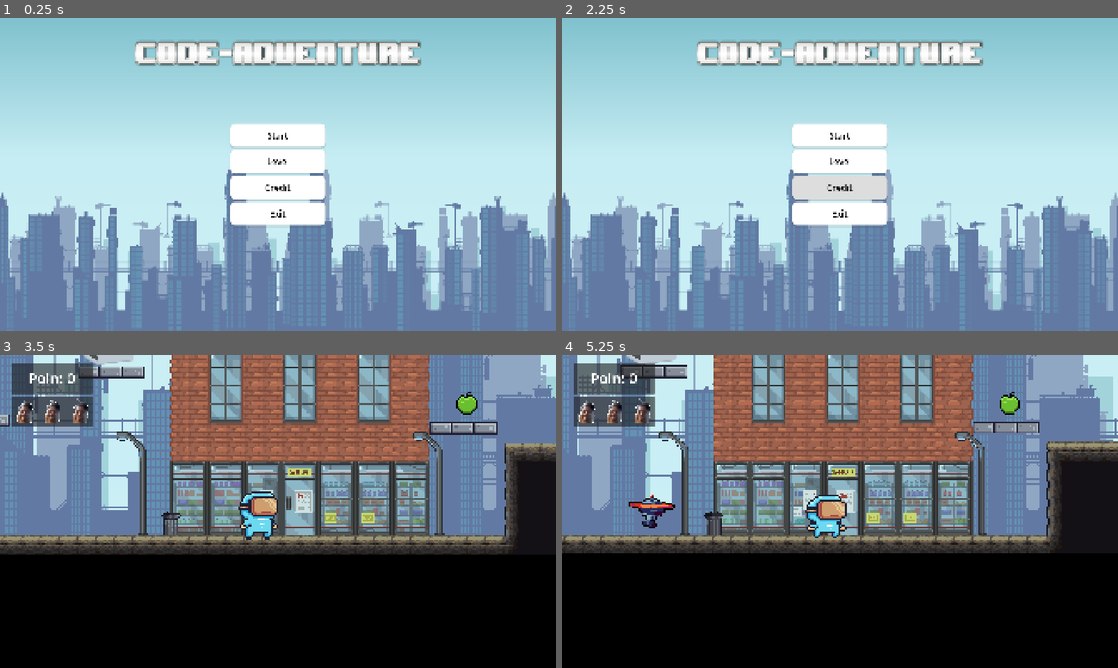
Above: before the commit, frames 1-4 (two rows, left to right).
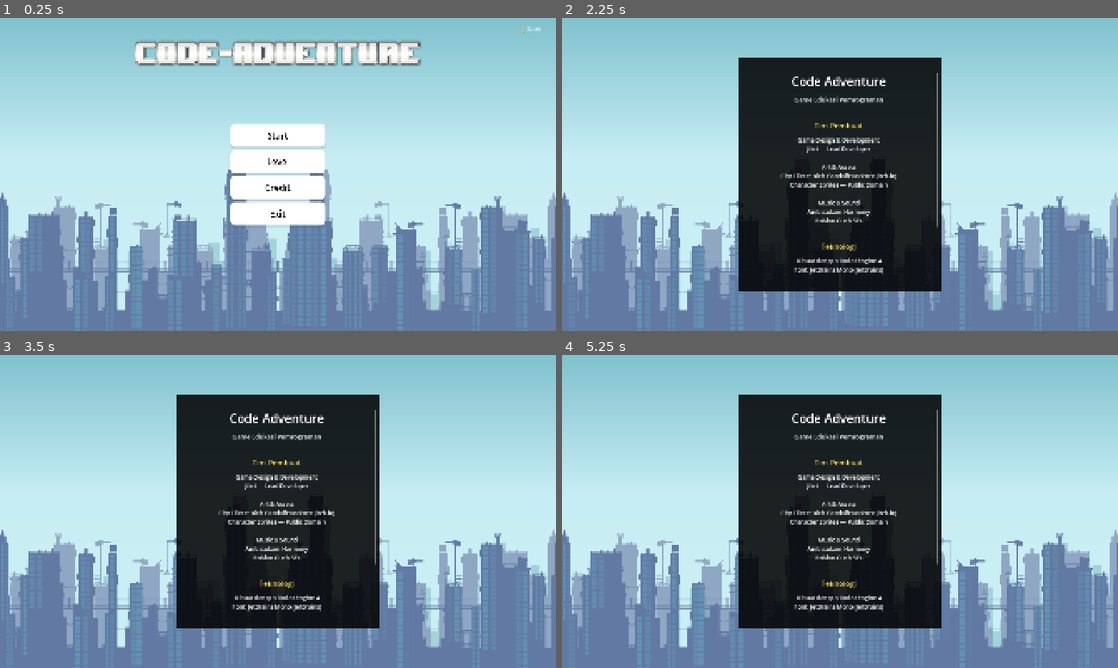
Above: after the commit, the same moments.

Repository: WanaRB/code-adventure
Game: Godot game, scene res://scenes/Tampilan/main_menu.tscn
Two runs of this game, one before a commit and one after it. Both use one fixed random seed, a clock stepped at 60 frames per second and the inputs below. Sound files missing from this copy of the repository are replaced by a short silence.
Inputs (mouse positions are in pixels of both pictures, inside the frame that each line leads up to):
- Up to frame 1 (0.25 s): no input
- Up to frame 2 (2.25 s): click "Level" at 0.5 s; click "Back" at 1.25 s; click "Credit" at 2 s
- Up to frame 3 (3.5 s): click (278, 470) at 2.75 s, where only the run before the commit has a clickable "Start"
- Up to frame 4 (5.25 s): move the mouse to (962, 495) at 3.52 s; tap D (kanan) at 3.6, 5.1 s; click (962, 495) at 3.67 s; drag from (728, 527) to (1017, 401) at 4.27 s; move the mouse to (895, 442) at 5.02 s; click (895, 442) at 5.17 s

The runs differ from the first frame. In frame 1, less than 0.1% of the frame differs, in the area x 93-98%, y 2-5%; in frame 2, 30%; in frame 3, 92%; in frame 4, 92%, in the area x 0-100%, y 0-100%.

Commit message:
test dark mode, credit, exit

Diff:
--- /dev/null
+++ b/scenes/Tampilan/credits.gd
@@ -0,0 +1,7 @@
+extends Control
+
+func _ready() -> void:
+	pass
+
+func _on_button_back_pressed() -> void:
+	get_tree().change_scene_to_file("res://scenes/Tampilan/main_menu.tscn")
--- /dev/null
+++ b/scenes/Tampilan/credits.tscn
@@ -0,0 +1,177 @@
+[gd_scene format=3 uid="uid://c4tbjowar47oi"]
+
+[ext_resource type="Texture2D" uid="uid://d1uuetget6vy4" path="res://assets/image/map/City background.png" id="1_bg"]
+[ext_resource type="Script" uid="uid://dkfg5mr5p3m8k" path="res://scenes/Tampilan/credits.gd" id="1_pa2yl"]
+
+[sub_resource type="StyleBoxTexture" id="StyleBoxTexture_panel"]
+texture = ExtResource("1_bg")
+
+[sub_resource type="StyleBoxFlat" id="StyleBoxFlat_pa2yl"]
+bg_color = Color(0, 0, 0, 0.85882354)
+
+[sub_resource type="StyleBoxFlat" id="StyleBoxFlat_bg"]
+bg_color = Color(1, 1, 1, 1)
+corner_radius_top_left = 16
+corner_radius_top_right = 16
+corner_radius_bottom_right = 16
+corner_radius_bottom_left = 16
+shadow_color = Color(0, 0, 0, 0.137)
+shadow_size = 5
+shadow_offset = Vector2(0, 3.5)
+
+[sub_resource type="StyleBoxFlat" id="StyleBoxFlat_pressed"]
+bg_color = Color(0.67, 0.67, 0.67, 1)
+corner_radius_top_left = 16
+corner_radius_top_right = 16
+corner_radius_bottom_right = 16
+corner_radius_bottom_left = 16
+
+[sub_resource type="StyleBoxFlat" id="StyleBoxFlat_hover"]
+bg_color = Color(0.87, 0.87, 0.87, 1)
+corner_radius_top_left = 16
+corner_radius_top_right = 16
+corner_radius_bottom_right = 16
+corner_radius_bottom_left = 16
+
+[sub_resource type="StyleBoxEmpty" id="StyleBoxEmpty_focus"]
+
+[node name="Credits" type="Control" unique_id=100001]
+layout_mode = 3
+anchors_preset = 15
+anchor_right = 1.0
+anchor_bottom = 1.0
+grow_horizontal = 2
+grow_vertical = 2
+script = ExtResource("1_pa2yl")
+
+[node name="BG" type="Panel" parent="." unique_id=100002]
+layout_mode = 1
+anchors_preset = 15
+anchor_right = 1.0
+anchor_bottom = 1.0
+grow_horizontal = 2
+grow_vertical = 2
+theme_override_styles/panel = SubResource("StyleBoxTexture_panel")
+
+[node name="Panel" type="Panel" parent="." unique_id=1272808665]
+custom_minimum_size = Vector2(700, 800)
+layout_mode = 1
+anchors_preset = 8
+anchor_left = 0.5
+anchor_top = 0.5
+anchor_right = 0.5
+anchor_bottom = 0.5
+grow_horizontal = 2
+grow_vertical = 2
+theme_override_styles/panel = SubResource("StyleBoxFlat_pa2yl")
+
+[node name="ScrollContainer" type="ScrollContainer" parent="Panel" unique_id=100003]
+layout_mode = 1
+anchors_preset = 8
+anchor_left = 0.5
+anchor_top = 0.5
+anchor_right = 0.5
+anchor_bottom = 0.5
+offset_left = -340.0
+offset_top = -350.0
+offset_right = 340.0
+offset_bottom = 350.0
+grow_horizontal = 2
+grow_vertical = 2
+
+[node name="VBoxContainer" type="VBoxContainer" parent="Panel/ScrollContainer" unique_id=100004]
+layout_mode = 2
+size_flags_horizontal = 3
+theme_override_constants/separation = 18
+
+[node name="LabelJudul" type="Label" parent="Panel/ScrollContainer/VBoxContainer" unique_id=100005]
+layout_mode = 2
+theme_override_colors/font_color = Color(1, 1, 1, 1)
+theme_override_font_sizes/font_size = 42
+text = "Code Adventure"
+horizontal_alignment = 1
+
+[node name="LabelSub" type="Label" parent="Panel/ScrollContainer/VBoxContainer" unique_id=100006]
+layout_mode = 2
+theme_override_colors/font_color = Color(0.9, 0.9, 0.9, 1)
+theme_override_font_sizes/font_size = 22
+text = "Game Edukasi Pemrograman"
+horizontal_alignment = 1
+
+[node name="Spacer1" type="Control" parent="Panel/ScrollContainer/VBoxContainer" unique_id=100007]
+custom_minimum_size = Vector2(0, 20)
+layout_mode = 2
+
+[node name="LabelSeksi1" type="Label" parent="Panel/ScrollContainer/VBoxContainer" unique_id=100008]
+layout_mode = 2
+theme_override_colors/font_color = Color(1, 0.9, 0.4, 1)
+theme_override_font_sizes/font_size = 26
+text = "Tim Pembuat"
+horizontal_alignment = 1
+
+[node name="LabelDev" type="Label" parent="Panel/ScrollContainer/VBoxContainer" unique_id=100009]
+layout_mode = 2
+theme_override_colors/font_color = Color(1, 1, 1, 1)
+theme_override_font_sizes/font_size = 20
+text = "Game Design & Development
+Jikri — Lead Developer
+
+Art & Assets
+City Tileset oleh GandalfHardcore (itch.io)
+Character Sprites — Public Domain
+
+Music & Sound
+Ambatukam Harmony
+Roblox Ouch SFX"
+horizontal_alignment = 1
+
+[node name="Spacer2" type="Control" parent="Panel/ScrollContainer/VBoxContainer" unique_id=100010]
+custom_minimum_size = Vector2(0, 20)
+layout_mode = 2
+
+[node name="LabelSeksi2" type="Label" parent="Panel/ScrollContainer/VBoxContainer" unique_id=100011]
+layout_mode = 2
+theme_override_colors/font_color = Color(1, 0.9, 0.4, 1)
+theme_override_font_sizes/font_size = 26
+text = "Teknologi"
+horizontal_alignment = 1
+
+[node name="LabelTech" type="Label" parent="Panel/ScrollContainer/VBoxContainer" unique_id=100012]
+layout_mode = 2
+theme_override_colors/font_color = Color(1, 1, 1, 1)
+theme_override_font_sizes/font_size = 20
+text = "Dibuat dengan Godot Engine 4
+Font: JetBrains Mono (JetBrains)
+Deploy: Vercel + GitHub Actions"
+horizontal_alignment = 1
+
+[node name="Spacer3" type="Control" parent="Panel/ScrollContainer/VBoxContainer" unique_id=100013]
+custom_minimum_size = Vector2(0, 20)
+layout_mode = 2
+
+[node name="LabelTerima" type="Label" parent="Panel/ScrollContainer/VBoxContainer" unique_id=100014]
+layout_mode = 2
+theme_override_colors/font_color = Color(0.8, 1, 0.8, 1)
+theme_override_font_sizes/font_size = 22
+text = "Terima kasih sudah bermain! 🎮"
+horizontal_alignment = 1
+
+[node name="Spacer4" type="Control" parent="Panel/ScrollContainer/VBoxContainer" unique_id=100015]
+custom_minimum_size = Vector2(0, 24)
+layout_mode = 2
+
+[node name="button_back" type="Button" parent="Panel/ScrollContainer/VBoxContainer" unique_id=100016]
+custom_minimum_size = Vector2(200, 55)
+layout_mode = 2
+size_flags_horizontal = 4
+theme_override_colors/font_color = Color(0, 0, 0, 1)
+theme_override_colors/font_pressed_color = Color(0, 0, 0, 1)
+theme_override_colors/font_hover_color = Color(0, 0, 0, 1)
+theme_override_font_sizes/font_size = 28
+theme_override_styles/normal = SubResource("StyleBoxFlat_bg")
+theme_override_styles/pressed = SubResource("StyleBoxFlat_pressed")
+theme_override_styles/hover = SubResource("StyleBoxFlat_hover")
+theme_override_styles/focus = SubResource("StyleBoxEmpty_focus")
+text = "← Kembali"
+
+[connection signal="pressed" from="Panel/ScrollContainer/VBoxContainer/button_back" to="." method="_on_button_back_pressed"]
--- a/scenes/Tampilan/level_1.tscn
+++ b/scenes/Tampilan/level_1.tscn
@@ -1125,11 +1125,7 @@
 stream = ExtResource("6_sawe4")
 
 [node name="Platform1_png4" parent="Map/Platform" unique_id=196900045 instance=ExtResource("5_gbfbk")]
-position = Vector2(2502.0002, 325)
-scale = Vector2(3.020833, 3)
-
-[node name="Platform1_png5" parent="Map/Platform" unique_id=495716353 instance=ExtResource("5_gbfbk")]
-position = Vector2(2502.0002, 325)
+position = Vector2(2519.9998, 400)
 scale = Vector2(3.020833, 3)
 
 [node name="Laptop" parent="Map/Platform" unique_id=994781868 instance=ExtResource("12_4crhs")]
@@ -1156,7 +1152,7 @@
 position = Vector2(3440, 600)
 
 [node name="apple6" parent="Item" unique_id=492602000 instance=ExtResource("9_bq8j7")]
-position = Vector2(2496, 272)
+position = Vector2(2520, 360)
 
 [node name="Laptop" parent="Item" unique_id=1688558783 instance=ExtResource("12_4crhs")]
 position = Vector2(2544, 600)
--- a/script/tampilan/main_menu.gd
+++ b/script/tampilan/main_menu.gd
@@ -1,7 +1,126 @@
 extends Control
 
+var _confirm_dialog: Panel = null
+var _is_showing_confirm := false
+var _is_dark_mode := false
+
+# Referensi node yang perlu diubah warna
+@onready var _panel: Panel = $Panel
+@onready var _vbox: VBoxContainer = $VBoxContainer
+
 func _ready() -> void:
-	pass
+	_add_theme_toggle()
+
+func _add_theme_toggle() -> void:
+	# Tombol toggle Dark/Light mode — pojok kanan atas
+	var toggle_btn := Button.new()
+	toggle_btn.name = "ThemeToggle"
+	toggle_btn.text = "🌙 Dark"
+	toggle_btn.flat = true
+	toggle_btn.focus_mode = Control.FOCUS_NONE
+	toggle_btn.mouse_default_cursor_shape = Control.CURSOR_POINTING_HAND
+	toggle_btn.add_theme_font_size_override("font_size", 22)
+	toggle_btn.add_theme_color_override("font_color", Color(1, 1, 1, 0.9))
+
+	var s := StyleBoxFlat.new()
+	s.bg_color = Color(0, 0, 0, 0.35)
+	s.set_corner_radius_all(10)
+	s.content_margin_left = 14
+	s.content_margin_right = 14
+	s.content_margin_top = 6
+	s.content_margin_bottom = 6
+	toggle_btn.add_theme_stylebox_override("normal", s)
+
+	var s_hover := StyleBoxFlat.new()
+	s_hover.bg_color = Color(0, 0, 0, 0.55)
+	s_hover.set_corner_radius_all(10)
+	s_hover.content_margin_left = 14
+	s_hover.content_margin_right = 14
+	s_hover.content_margin_top = 6
+	s_hover.content_margin_bottom = 6
+	toggle_btn.add_theme_stylebox_override("hover", s_hover)
+	toggle_btn.add_theme_stylebox_override("pressed", s_hover)
+
+	toggle_btn.pressed.connect(func(): _toggle_dark_mode(toggle_btn))
+
+	# Anchor ke pojok kanan atas
+	toggle_btn.set_anchors_preset(Control.PRESET_TOP_RIGHT)
+	toggle_btn.offset_left = -160
+	toggle_btn.offset_top = 16
+	toggle_btn.offset_right = -16
+	toggle_btn.offset_bottom = 60
+	add_child(toggle_btn)
+
+func _toggle_dark_mode(btn: Button) -> void:
+	_is_dark_mode = not _is_dark_mode
+
+	if _is_dark_mode:
+		btn.text = "☀️ Light"
+		# Mode gelap: overlay hitam transparan di atas background
+		_apply_dark_mode()
+	else:
+		btn.text = "🌙 Dark"
+		_apply_light_mode()
+
+func _apply_dark_mode() -> void:
+	# Cari atau buat dark overlay
+	var overlay := get_node_or_null("DarkOverlay")
+	if overlay == null:
+		overlay = ColorRect.new()
+		overlay.name = "DarkOverlay"
+		overlay.set_anchors_preset(Control.PRESET_FULL_RECT)
+		overlay.mouse_filter = Control.MOUSE_FILTER_IGNORE
+		# Sisipkan di bawah VBoxContainer agar button masih bisa diklik
+		add_child(overlay)
+		move_child(overlay, 1)  # Setelah Panel background, sebelum VBox
+
+	overlay.color = Color(0, 0, 0, 0.70)
+
+	# Tombol-tombol: teks tetap hitam tapi background lebih gelap
+	_set_buttons_dark(true)
+
+	# Pindahkan ThemeToggle ke atas overlay
+	var toggle := get_node_or_null("ThemeToggle")
+	if toggle:
+		move_child(toggle, get_child_count() - 1)
+
+func _apply_light_mode() -> void:
+	var overlay := get_node_or_null("DarkOverlay")
+	if overlay:
+		overlay.color = Color(0, 0, 0, 0)
+	_set_buttons_dark(false)
+
+func _set_buttons_dark(dark: bool) -> void:
+	# Modifikasi warna teks tombol supaya kontras dengan mode yang aktif
+	var btn_names := ["button_start", "button_level", "button_credit", "button_exit"]
+	for btn_name in btn_names:
+		var btn := get_node_or_null("VBoxContainer/" + btn_name) as Button
+		if btn == null:
+			continue
+		if dark:
+			# Teks putih supaya terlihat di atas gelap
+			btn.add_theme_color_override("font_color", Color(1, 1, 1, 1))
+			btn.add_theme_color_override("font_hover_color", Color(1, 1, 1, 1))
+			btn.add_theme_color_override("font_pressed_color", Color(1, 1, 1, 1))
+			# Background tombol lebih gelap
+			var s := StyleBoxFlat.new()
+			s.bg_color = Color("#2c3e50")
+			s.set_corner_radius_all(16)
+			s.shadow_size = 5
+			btn.add_theme_stylebox_override("normal", s)
+			var s_h := StyleBoxFlat.new()
+			s_h.bg_color = Color("#34495e")
+			s_h.set_corner_radius_all(16)
+			btn.add_theme_stylebox_override("hover", s_h)
+			btn.add_theme_stylebox_override("pressed", s_h)
+		else:
+			# Reset ke warna asli (hapus override → pakai gaya dari scene)
+			btn.remove_theme_color_override("font_color")
+			btn.remove_theme_color_override("font_hover_color")
+			btn.remove_theme_color_override("font_pressed_color")
+			btn.remove_theme_stylebox_override("normal")
+			btn.remove_theme_stylebox_override("hover")
+			btn.remove_theme_stylebox_override("pressed")
 
 func _on_button_start_pressed() -> void:
 	get_tree().change_scene_to_file("res://scenes/Tampilan/level_1.tscn")
@@ -10,16 +129,119 @@
 	get_tree().change_scene_to_file("res://scenes/Tampilan/level_select.tscn")
 
 func _on_button_credit_pressed() -> void:
-	pass
+	get_tree().change_scene_to_file("res://scenes/Tampilan/credits.tscn")
 
 func _on_button_exit_pressed() -> void:
-	if OS.has_feature("web"):
-		# HTML5: tampilkan konfirmasi lalu tutup tab via JavaScript
-		JavaScriptBridge.eval("""
-			if (confirm('Yakin ingin keluar dari game?')) {
-				window.close();
-			}
-		""")
-	else:
-		# Desktop: langsung quit
-		get_tree().quit()
+	if _is_showing_confirm:
+		return
+	_show_exit_confirm()
+
+func _show_exit_confirm() -> void:
+	_is_showing_confirm = true
+
+	# Dim overlay
+	var dim := ColorRect.new()
+	dim.set_anchors_preset(Control.PRESET_FULL_RECT)
+	dim.color = Color(0, 0, 0, 0.55)
+	dim.mouse_filter = Control.MOUSE_FILTER_STOP
+	add_child(dim)
+
+	# Panel popup
+	var panel := Panel.new()
+	var ps := StyleBoxFlat.new()
+	ps.bg_color = Color("#ffffff")
+	ps.set_corner_radius_all(16)
+	ps.shadow_color = Color(0, 0, 0, 0.25)
+	ps.shadow_size = 12
+	panel.add_theme_stylebox_override("panel", ps)
+	panel.custom_minimum_size = Vector2(420, 200)
+
+	var center := CenterContainer.new()
+	center.set_anchors_preset(Control.PRESET_FULL_RECT)
+	center.mouse_filter = Control.MOUSE_FILTER_IGNORE
+	add_child(center)
+	center.add_child(panel)
+
+	var vbox := VBoxContainer.new()
+	vbox.set_anchors_preset(Control.PRESET_FULL_RECT)
+	vbox.add_theme_constant_override("separation", 20)
+	panel.add_child(vbox)
+
+	var margin := MarginContainer.new()
+	margin.set_anchors_preset(Control.PRESET_FULL_RECT)
+	for side in ["margin_left", "margin_right", "margin_top", "margin_bottom"]:
+		margin.add_theme_constant_override(side, 28)
+	vbox.add_child(margin)
+
+	var inner_vbox := VBoxContainer.new()
+	inner_vbox.add_theme_constant_override("separation", 24)
+	margin.add_child(inner_vbox)
+
+	var label := Label.new()
+	label.text = "Apakah kamu yakin ingin keluar?"
+	label.horizontal_alignment = HORIZONTAL_ALIGNMENT_CENTER
+	label.add_theme_color_override("font_color", Color("#222222"))
+	label.add_theme_font_size_override("font_size", 24)
+	label.autowrap_mode = TextServer.AUTOWRAP_WORD_SMART
+	inner_vbox.add_child(label)
+
+	var btn_row := HBoxContainer.new()
+	btn_row.add_theme_constant_override("separation", 16)
+	inner_vbox.add_child(btn_row)
+
+	# Spacer
+	var sp := Control.new()
+	sp.size_flags_horizontal = Control.SIZE_EXPAND_FILL
+	btn_row.add_child(sp)
+
+	# Tombol YA
+	var ya_btn := _make_confirm_btn("Ya, Keluar", Color("#e74c3c"), Color("#c0392b"))
+	ya_btn.pressed.connect(func():
+		center.queue_free()
+		dim.queue_free()
+		_is_showing_confirm = false
+		if OS.has_feature("web"):
+			JavaScriptBridge.eval("window.location.href = 'about:blank';")
+		else:
+			get_tree().quit()
+	)
+	btn_row.add_child(ya_btn)
+
+	# Tombol TIDAK
+	var tidak_btn := _make_confirm_btn("Tidak", Color("#3498db"), Color("#2980b9"))
+	tidak_btn.pressed.connect(func():
+		center.queue_free()
+		dim.queue_free()
+		_is_showing_confirm = false
+	)
+	btn_row.add_child(tidak_btn)
+
+	var sp2 := Control.new()
+	sp2.size_flags_horizontal = Control.SIZE_EXPAND_FILL
+	btn_row.add_child(sp2)
+
+	_confirm_dialog = panel
+
+func _make_confirm_btn(label_text: String, bg_normal: Color, bg_hover: Color) -> Button:
+	var btn := Button.new()
+	btn.text = label_text
+	btn.custom_minimum_size = Vector2(130, 48)
+	btn.focus_mode = Control.FOCUS_NONE
+	btn.mouse_default_cursor_shape = Control.CURSOR_POINTING_HAND
+	btn.add_theme_font_size_override("font_size", 20)
+	btn.add_theme_color_override("font_color", Color(1, 1, 1, 1))
+	btn.add_theme_color_override("font_hover_color", Color(1, 1, 1, 1))
+	btn.add_theme_color_override("font_pressed_color", Color(1, 1, 1, 1))
+
+	var s_normal := StyleBoxFlat.new()
+	s_normal.bg_color = bg_normal
+	s_normal.set_corner_radius_all(10)
+	btn.add_theme_stylebox_override("normal", s_normal)
+
+	var s_hover := StyleBoxFlat.new()
+	s_hover.bg_color = bg_hover
+	s_hover.set_corner_radius_all(10)
+	btn.add_theme_stylebox_override("hover", s_hover)
+	btn.add_theme_stylebox_override("pressed", s_hover)
+
+	return btn
Not shown, added: scenes/Tampilan/credits.gd.uid
Not shown, changed: .github/workflows/deploy.yml
